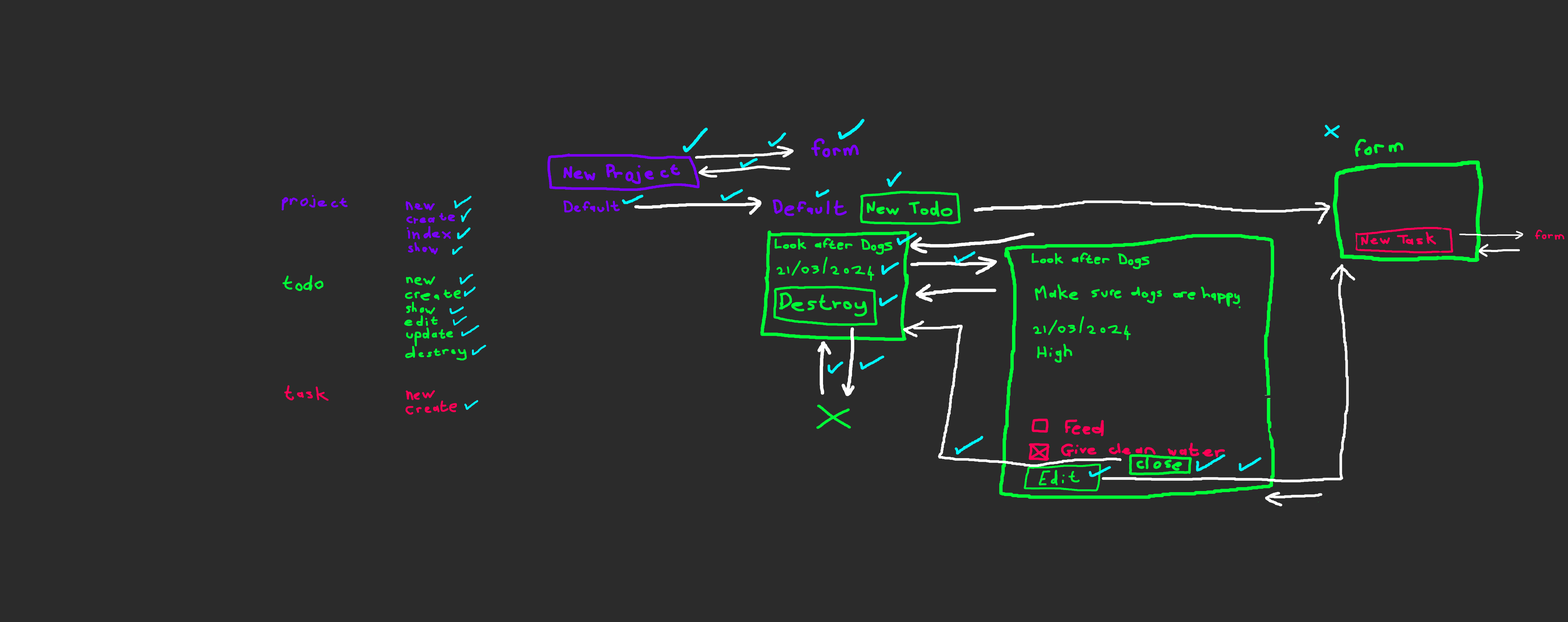
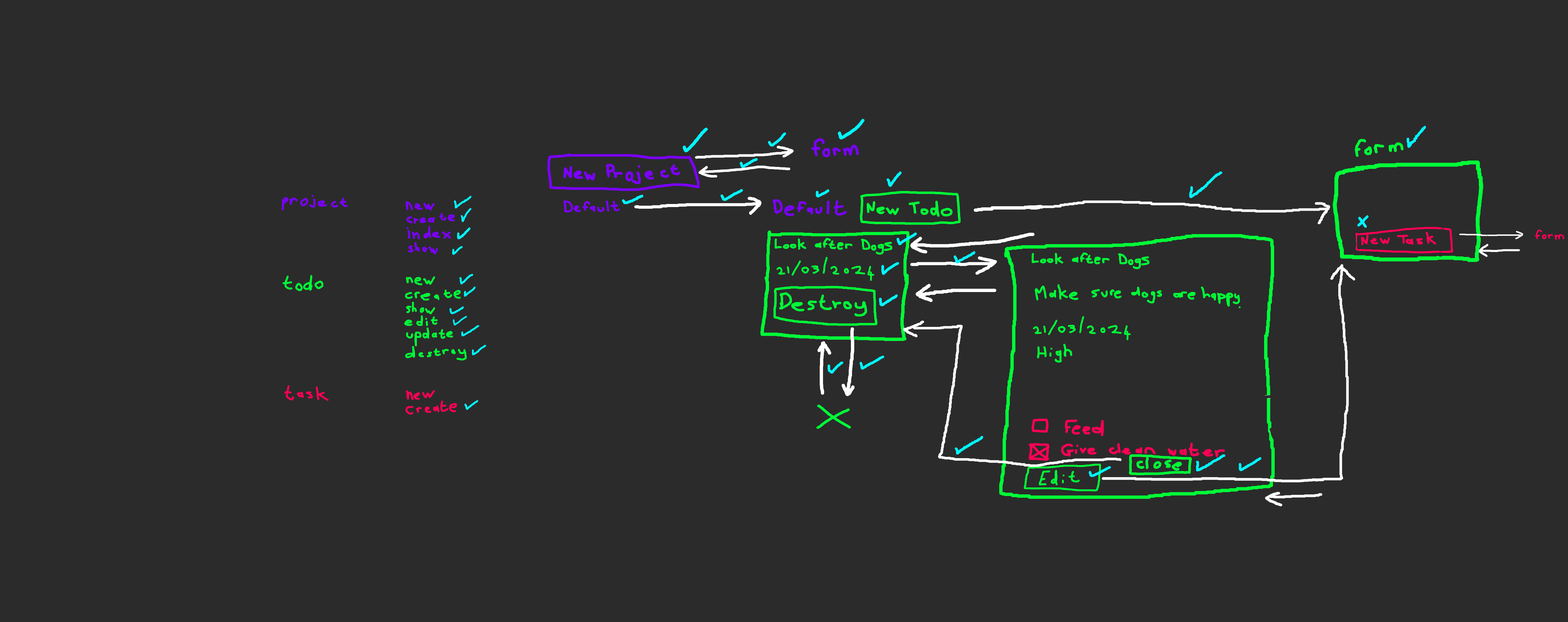
Two versions of the same layered image (1568 x 622). Layer-by-layer changes:
painted on "Paint Layer 2" over bbox(1189, 124, 1427, 229)
